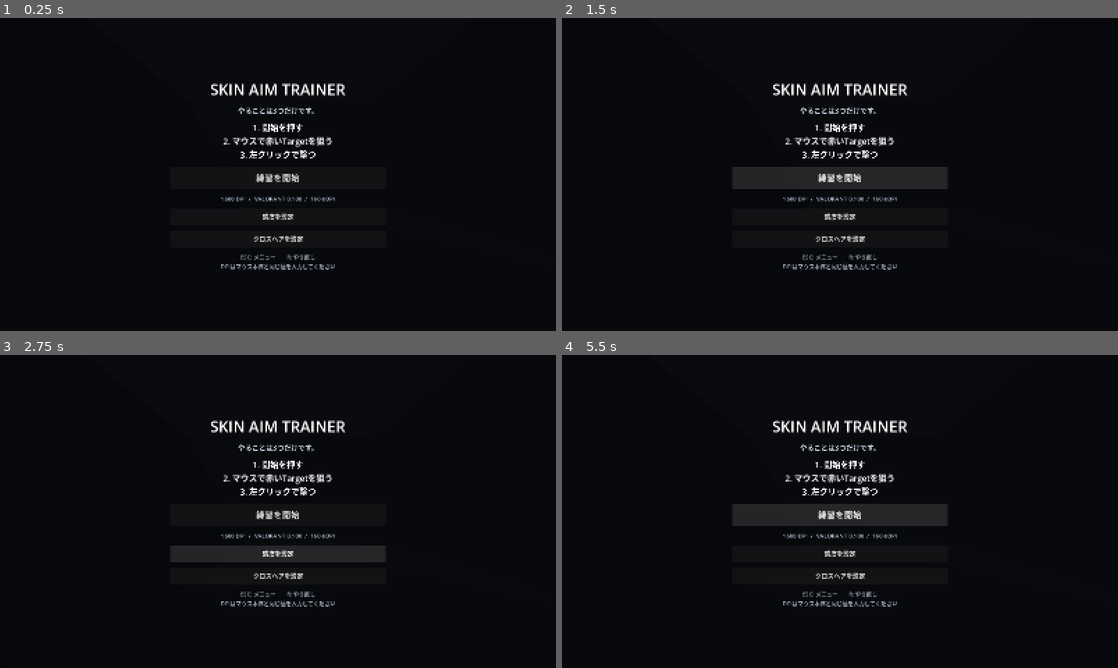
Above: before the commit, frames 1-4 (two rows, left to right).
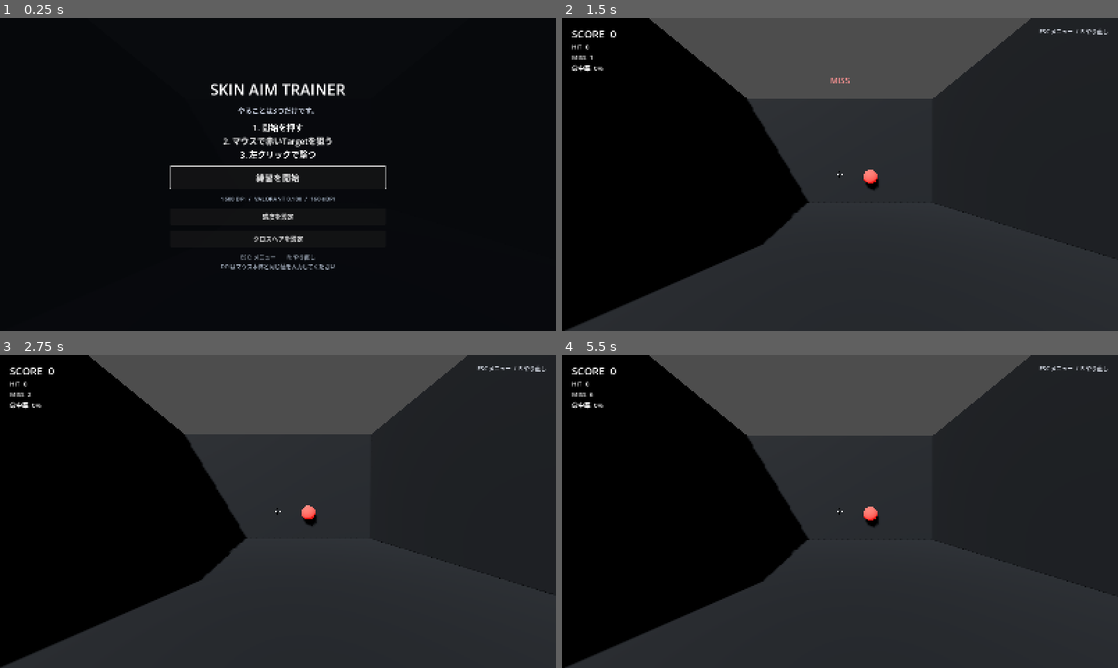
Above: after the commit, the same moments.

Repository: EliteMay/Skin-Aim-Trainer
Game: Godot game, scene res://scenes/main.tscn
Two runs of this game, one before a commit and one after it. Both use one fixed random seed, a clock stepped at 60 frames per second and the inputs below.
Inputs (mouse positions are in pixels of both pictures, inside the frame that each line leads up to):
- Up to frame 1 (0.25 s): no input
- Up to frame 2 (1.5 s): click "練習を開始" at 0.5 s; click (840, 177) at 1.25 s, where only the run before the commit has a clickable "練習を開始"
- Up to frame 3 (2.75 s): click (278, 552) at 2 s, where only the run before the commit has a clickable "感度を設定"
- Up to frame 4 (5.5 s): click (840, 577) at 2.75 s, where only the run before the commit has a clickable "クロスヘアを設定"; click (840, 552) at 3.5 s, where only the run before the commit has a clickable "感度を設定"; click (840, 577) at 4.25 s, where only the run before the commit has a clickable "クロスヘアを設定"; click (840, 514) at 5 s, where only the run before the commit has a clickable "練習を開始"

The runs differ from the first frame. In frame 1, 0.2% of the frame differs, in the area x 30-70%, y 47-55%; in frame 2, 58%; in frame 3, 58%; in frame 4, 58%, in the area x 1-100%, y 0-100%.
Error before the commit: Trying to assign value of type 'Control' to a variable of type 'Label'. (res://scripts/aim_trainer.gd:34)

Commit message:
feat: add persistent crosshair settings

Diff:
--- a/scripts/aim_trainer.gd
+++ b/scripts/aim_trainer.gd
@@ -16,6 +16,7 @@
 
 const SETTINGS_PATH := "user://settings.cfg"
 const SETTINGS_SECTION := "aim"
+const CROSSHAIR_SETTINGS_SECTION := "crosshair"
 const DEFAULT_DPI := 1600.0
 const DEFAULT_VALORANT_SENSITIVITY := 0.1
 const MIN_DPI := 100.0
@@ -23,6 +24,14 @@
 const MIN_VALORANT_SENSITIVITY := 0.001
 const MAX_VALORANT_SENSITIVITY := 10.0
 
+const DEFAULT_CROSSHAIR_COLOR := Color(1.0, 1.0, 1.0, 1.0)
+const DEFAULT_CROSSHAIR_LENGTH := 5.0
+const DEFAULT_CROSSHAIR_THICKNESS := 2.0
+const DEFAULT_CROSSHAIR_GAP := 4.0
+const DEFAULT_CROSSHAIR_OUTLINE := true
+const DEFAULT_CROSSHAIR_CENTER_DOT := false
+const DEFAULT_CROSSHAIR_DOT_SIZE := 2.0
+
 @onready var camera: Camera3D = $Camera3D
 @onready var target_root: Node3D = $TargetRoot
 
@@ -31,7 +40,7 @@
 @onready var hit_label: Label = $UI/HUD/Stats/Hits
 @onready var miss_label: Label = $UI/HUD/Stats/Misses
 @onready var accuracy_label: Label = $UI/HUD/Stats/Accuracy
-@onready var crosshair: Label = $UI/Crosshair
+@onready var crosshair: AimCrosshair = $UI/Crosshair
 @onready var controls_hint: Label = $UI/ControlsHint
 @onready var feedback_label: Label = $UI/Feedback
 @onready var feedback_timer: Timer = $FeedbackTimer
@@ -43,6 +52,9 @@
 )
 @onready var start_settings_button: Button = (
 	$UI/StartOverlay/Center/Content/SettingsButton
+)
+@onready var start_crosshair_button: Button = (
+	$UI/StartOverlay/Center/Content/CrosshairButton
 )
 
 @onready var pause_overlay: Control = $UI/PauseOverlay
@@ -54,6 +66,9 @@
 @onready var pause_settings_button: Button = (
 	$UI/PauseOverlay/Center/Content/SettingsButton
 )
+@onready var pause_crosshair_button: Button = (
+	$UI/PauseOverlay/Center/Content/CrosshairButton
+)
 
 @onready var settings_overlay: Control = $UI/SettingsOverlay
 @onready var dpi_input: SpinBox = $UI/SettingsOverlay/Center/Content/Fields/DpiInput
@@ -68,8 +83,44 @@
 	$UI/SettingsOverlay/Center/Content/CancelButton
 )
 
+@onready var crosshair_settings_overlay: Control = $UI/CrosshairSettingsOverlay
+@onready var crosshair_preview: AimCrosshair = (
+	$UI/CrosshairSettingsOverlay/Center/Content/PreviewArea/PreviewCrosshair
+)
+@onready var crosshair_color_input: ColorPickerButton = (
+	$UI/CrosshairSettingsOverlay/Center/Content/Fields/ColorInput
+)
+@onready var crosshair_length_input: SpinBox = (
+	$UI/CrosshairSettingsOverlay/Center/Content/Fields/LengthInput
+)
+@onready var crosshair_thickness_input: SpinBox = (
+	$UI/CrosshairSettingsOverlay/Center/Content/Fields/ThicknessInput
+)
+@onready var crosshair_gap_input: SpinBox = (
+	$UI/CrosshairSettingsOverlay/Center/Content/Fields/GapInput
+)
+@onready var crosshair_outline_input: CheckButton = (
+	$UI/CrosshairSettingsOverlay/Center/Content/Fields/OutlineInput
+)
+@onready var crosshair_center_dot_input: CheckButton = (
+	$UI/CrosshairSettingsOverlay/Center/Content/Fields/CenterDotInput
+)
+@onready var crosshair_dot_size_input: SpinBox = (
+	$UI/CrosshairSettingsOverlay/Center/Content/Fields/DotSizeInput
+)
+@onready var save_crosshair_button: Button = (
+	$UI/CrosshairSettingsOverlay/Center/Content/SaveButton
+)
+@onready var cancel_crosshair_button: Button = (
+	$UI/CrosshairSettingsOverlay/Center/Content/CancelButton
+)
+@onready var crosshair_description: Label = (
+	$UI/CrosshairSettingsOverlay/Center/Content/Description
+)
+
 var run_state := RunState.READY
 var settings_return_state := RunState.READY
+var crosshair_return_state := RunState.READY
 var yaw_degrees := 0.0
 var pitch_degrees := 0.0
 var score := 0
@@ -81,6 +132,23 @@
 var valorant_sensitivity := DEFAULT_VALORANT_SENSITIVITY
 var settings_original_dpi := DEFAULT_DPI
 var settings_original_sensitivity := DEFAULT_VALORANT_SENSITIVITY
+
+var crosshair_color := DEFAULT_CROSSHAIR_COLOR
+var crosshair_length := DEFAULT_CROSSHAIR_LENGTH
+var crosshair_thickness := DEFAULT_CROSSHAIR_THICKNESS
+var crosshair_gap := DEFAULT_CROSSHAIR_GAP
+var crosshair_outline := DEFAULT_CROSSHAIR_OUTLINE
+var crosshair_center_dot := DEFAULT_CROSSHAIR_CENTER_DOT
+var crosshair_dot_size := DEFAULT_CROSSHAIR_DOT_SIZE
+
+var crosshair_original_color := DEFAULT_CROSSHAIR_COLOR
+var crosshair_original_length := DEFAULT_CROSSHAIR_LENGTH
+var crosshair_original_thickness := DEFAULT_CROSSHAIR_THICKNESS
+var crosshair_original_gap := DEFAULT_CROSSHAIR_GAP
+var crosshair_original_outline := DEFAULT_CROSSHAIR_OUTLINE
+var crosshair_original_center_dot := DEFAULT_CROSSHAIR_CENTER_DOT
+var crosshair_original_dot_size := DEFAULT_CROSSHAIR_DOT_SIZE
+
 var previous_accumulated_input := true
 
 var target_body: StaticBody3D
@@ -97,20 +165,38 @@
 	start_button.pressed.connect(start_training)
 	start_settings_button.pressed.connect(
 		func() -> void: _open_settings(RunState.READY)
+	)
+	start_crosshair_button.pressed.connect(
+		func() -> void: _open_crosshair_settings(RunState.READY)
 	)
 	resume_button.pressed.connect(resume_training)
 	restart_button.pressed.connect(restart_training)
 	pause_settings_button.pressed.connect(
 		func() -> void: _open_settings(RunState.PAUSED)
 	)
+	pause_crosshair_button.pressed.connect(
+		func() -> void: _open_crosshair_settings(RunState.PAUSED)
+	)
 	save_settings_button.pressed.connect(_save_settings_and_close)
 	cancel_settings_button.pressed.connect(_cancel_settings)
 	dpi_input.value_changed.connect(_on_settings_value_changed)
 	sensitivity_input.value_changed.connect(_on_settings_value_changed)
+
+	save_crosshair_button.pressed.connect(_save_crosshair_settings_and_close)
+	cancel_crosshair_button.pressed.connect(_cancel_crosshair_settings)
+	crosshair_color_input.color_changed.connect(_on_crosshair_control_changed)
+	crosshair_length_input.value_changed.connect(_on_crosshair_control_changed)
+	crosshair_thickness_input.value_changed.connect(_on_crosshair_control_changed)
+	crosshair_gap_input.value_changed.connect(_on_crosshair_control_changed)
+	crosshair_outline_input.toggled.connect(_on_crosshair_control_changed)
+	crosshair_center_dot_input.toggled.connect(_on_crosshair_control_changed)
+	crosshair_dot_size_input.value_changed.connect(_on_crosshair_control_changed)
+
 	feedback_timer.timeout.connect(_hide_feedback)
 
 	_load_settings()
 	_sync_settings_controls()
+	_sync_crosshair_controls()
 	_create_target()
 	_show_ready_state()
 	_update_hud()
@@ -123,6 +209,13 @@
 
 
 func _unhandled_input(event: InputEvent) -> void:
+	if crosshair_settings_overlay.visible:
+		if event is InputEventKey and event.pressed and not event.echo:
+			if event.keycode == KEY_ESCAPE:
+				_cancel_crosshair_settings()
+				get_viewport().set_input_as_handled()
+		return
+
 	if settings_overlay.visible:
 		if event is InputEventKey and event.pressed and not event.echo:
 			if event.keycode == KEY_ESCAPE:
@@ -179,6 +272,7 @@
 	start_overlay.visible = false
 	pause_overlay.visible = false
 	settings_overlay.visible = false
+	crosshair_settings_overlay.visible = false
 	hud.visible = true
 	crosshair.visible = true
 	controls_hint.visible = true
@@ -193,6 +287,7 @@
 	run_state = RunState.PAUSED
 	pause_overlay.visible = true
 	settings_overlay.visible = false
+	crosshair_settings_overlay.visible = false
 	crosshair.visible = false
 	controls_hint.visible = false
 	Input.set_mouse_mode(Input.MOUSE_MODE_VISIBLE)
@@ -207,6 +302,7 @@
 	run_state = RunState.PLAYING
 	pause_overlay.visible = false
 	settings_overlay.visible = false
+	crosshair_settings_overlay.visible = false
 	crosshair.visible = true
 	controls_hint.visible = true
 	Input.set_mouse_mode(Input.MOUSE_MODE_CAPTURED)
@@ -218,6 +314,7 @@
 	start_overlay.visible = false
 	pause_overlay.visible = false
 	settings_overlay.visible = false
+	crosshair_settings_overlay.visible = false
 	hud.visible = true
 	crosshair.visible = true
 	controls_hint.visible = true
@@ -231,6 +328,7 @@
 	start_overlay.visible = true
 	pause_overlay.visible = false
 	settings_overlay.visible = false
+	crosshair_settings_overlay.visible = false
 	hud.visible = false
 	crosshair.visible = false
 	controls_hint.visible = false
@@ -329,6 +427,13 @@
 	if config.load(SETTINGS_PATH) != OK:
 		mouse_dpi = DEFAULT_DPI
 		valorant_sensitivity = DEFAULT_VALORANT_SENSITIVITY
+		crosshair_color = DEFAULT_CROSSHAIR_COLOR
+		crosshair_length = DEFAULT_CROSSHAIR_LENGTH
+		crosshair_thickness = DEFAULT_CROSSHAIR_THICKNESS
+		crosshair_gap = DEFAULT_CROSSHAIR_GAP
+		crosshair_outline = DEFAULT_CROSSHAIR_OUTLINE
+		crosshair_center_dot = DEFAULT_CROSSHAIR_CENTER_DOT
+		crosshair_dot_size = DEFAULT_CROSSHAIR_DOT_SIZE
 		return
 
 	mouse_dpi = clampf(
@@ -348,9 +453,77 @@
 		MAX_VALORANT_SENSITIVITY
 	)
 
+	var stored_color = config.get_value(
+		CROSSHAIR_SETTINGS_SECTION,
+		"color",
+		DEFAULT_CROSSHAIR_COLOR
+	)
+	crosshair_color = (
+		stored_color if stored_color is Color else DEFAULT_CROSSHAIR_COLOR
+	)
+	crosshair_length = clampf(
+		float(
+			config.get_value(
+				CROSSHAIR_SETTINGS_SECTION,
+				"length",
+				DEFAULT_CROSSHAIR_LENGTH
+			)
+		),
+		1.0,
+		20.0
+	)
+	crosshair_thickness = clampf(
+		float(
+			config.get_value(
+				CROSSHAIR_SETTINGS_SECTION,
+				"thickness",
+				DEFAULT_CROSSHAIR_THICKNESS
+			)
+		),
+		1.0,
+		8.0
+	)
+	crosshair_gap = clampf(
+		float(
+			config.get_value(
+				CROSSHAIR_SETTINGS_SECTION,
+				"gap",
+				DEFAULT_CROSSHAIR_GAP
+			)
+		),
+		0.0,
+		20.0
+	)
+	crosshair_outline = bool(
+		config.get_value(
+			CROSSHAIR_SETTINGS_SECTION,
+			"outline",
+			DEFAULT_CROSSHAIR_OUTLINE
+		)
+	)
+	crosshair_center_dot = bool(
+		config.get_value(
+			CROSSHAIR_SETTINGS_SECTION,
+			"center_dot",
+			DEFAULT_CROSSHAIR_CENTER_DOT
+		)
+	)
+	crosshair_dot_size = clampf(
+		float(
+			config.get_value(
+				CROSSHAIR_SETTINGS_SECTION,
+				"dot_size",
+				DEFAULT_CROSSHAIR_DOT_SIZE
+			)
+		),
+		1.0,
+		8.0
+	)
+
 
 func _save_settings() -> Error:
 	var config := ConfigFile.new()
+	config.load(SETTINGS_PATH)
 	config.set_value(SETTINGS_SECTION, "dpi", mouse_dpi)
 	config.set_value(
 		SETTINGS_SECTION,
@@ -373,6 +546,7 @@
 
 	start_overlay.visible = false
 	pause_overlay.visible = false
+	crosshair_settings_overlay.visible = false
 	settings_overlay.visible = true
 	Input.set_mouse_mode(Input.MOUSE_MODE_VISIBLE)
 	_sync_settings_controls()
@@ -408,6 +582,7 @@
 
 func _close_settings() -> void:
 	settings_overlay.visible = false
+	crosshair_settings_overlay.visible = false
 
 	if settings_return_state == RunState.PAUSED:
 		run_state = RunState.PAUSED
@@ -453,6 +628,132 @@
 	pause_sensitivity_label.text = summary
 
 
+func _save_crosshair_settings() -> Error:
+	var config := ConfigFile.new()
+	config.load(SETTINGS_PATH)
+	config.set_value(CROSSHAIR_SETTINGS_SECTION, "color", crosshair_color)
+	config.set_value(CROSSHAIR_SETTINGS_SECTION, "length", crosshair_length)
+	config.set_value(
+		CROSSHAIR_SETTINGS_SECTION,
+		"thickness",
+		crosshair_thickness
+	)
+	config.set_value(CROSSHAIR_SETTINGS_SECTION, "gap", crosshair_gap)
+	config.set_value(CROSSHAIR_SETTINGS_SECTION, "outline", crosshair_outline)
+	config.set_value(
+		CROSSHAIR_SETTINGS_SECTION,
+		"center_dot",
+		crosshair_center_dot
+	)
+	config.set_value(CROSSHAIR_SETTINGS_SECTION, "dot_size", crosshair_dot_size)
+	return config.save(SETTINGS_PATH)
+
+
+func _sync_crosshair_controls() -> void:
+	crosshair_color_input.color = crosshair_color
+	crosshair_length_input.set_value_no_signal(crosshair_length)
+	crosshair_thickness_input.set_value_no_signal(crosshair_thickness)
+	crosshair_gap_input.set_value_no_signal(crosshair_gap)
+	crosshair_outline_input.set_pressed_no_signal(crosshair_outline)
+	crosshair_center_dot_input.set_pressed_no_signal(crosshair_center_dot)
+	crosshair_dot_size_input.set_value_no_signal(crosshair_dot_size)
+	crosshair_description.text = "変更はプレビューへすぐ反映されます"
+	_apply_crosshair_style()
+
+
+func _open_crosshair_settings(return_state: int) -> void:
+	crosshair_return_state = return_state
+	crosshair_original_color = crosshair_color
+	crosshair_original_length = crosshair_length
+	crosshair_original_thickness = crosshair_thickness
+	crosshair_original_gap = crosshair_gap
+	crosshair_original_outline = crosshair_outline
+	crosshair_original_center_dot = crosshair_center_dot
+	crosshair_original_dot_size = crosshair_dot_size
+
+	start_overlay.visible = false
+	pause_overlay.visible = false
+	settings_overlay.visible = false
+	crosshair_settings_overlay.visible = true
+	Input.set_mouse_mode(Input.MOUSE_MODE_VISIBLE)
+	_sync_crosshair_controls()
+	crosshair_color_input.grab_focus()
+
+
+func _save_crosshair_settings_and_close() -> void:
+	_read_crosshair_controls()
+	var save_error := _save_crosshair_settings()
+	if save_error != OK:
+		crosshair_description.text = (
+			"設定を保存できませんでした。Error: %d" % save_error
+		)
+		return
+
+	_apply_crosshair_style()
+	_close_crosshair_settings()
+
+
+func _cancel_crosshair_settings() -> void:
+	crosshair_color = crosshair_original_color
+	crosshair_length = crosshair_original_length
+	crosshair_thickness = crosshair_original_thickness
+	crosshair_gap = crosshair_original_gap
+	crosshair_outline = crosshair_original_outline
+	crosshair_center_dot = crosshair_original_center_dot
+	crosshair_dot_size = crosshair_original_dot_size
+	_sync_crosshair_controls()
+	_close_crosshair_settings()
+
+
+func _close_crosshair_settings() -> void:
+	crosshair_settings_overlay.visible = false
+
+	if crosshair_return_state == RunState.PAUSED:
+		run_state = RunState.PAUSED
+		pause_overlay.visible = true
+		resume_button.grab_focus()
+	else:
+		run_state = RunState.READY
+		start_overlay.visible = true
+		start_button.grab_focus()
+
+
+func _on_crosshair_control_changed(_value = null) -> void:
+	_read_crosshair_controls()
+	_apply_crosshair_style()
+
+
+func _read_crosshair_controls() -> void:
+	crosshair_color = crosshair_color_input.color
+	crosshair_length = clampf(crosshair_length_input.value, 1.0, 20.0)
+	crosshair_thickness = clampf(crosshair_thickness_input.value, 1.0, 8.0)
+	crosshair_gap = clampf(crosshair_gap_input.value, 0.0, 20.0)
+	crosshair_outline = crosshair_outline_input.button_pressed
+	crosshair_center_dot = crosshair_center_dot_input.button_pressed
+	crosshair_dot_size = clampf(crosshair_dot_size_input.value, 1.0, 8.0)
+
+
+func _apply_crosshair_style() -> void:
+	crosshair.set_style(
+		crosshair_color,
+		crosshair_length,
+		crosshair_thickness,
+		crosshair_gap,
+		crosshair_outline,
+		crosshair_center_dot,
+		crosshair_dot_size
+	)
+	crosshair_preview.set_style(
+		crosshair_color,
+		crosshair_length,
+		crosshair_thickness,
+		crosshair_gap,
+		crosshair_outline,
+		crosshair_center_dot,
+		crosshair_dot_size
+	)
+
+
 func _show_feedback(text: String, color: Color) -> void:
 	feedback_label.text = text
 	feedback_label.add_theme_color_override("font_color", color)
